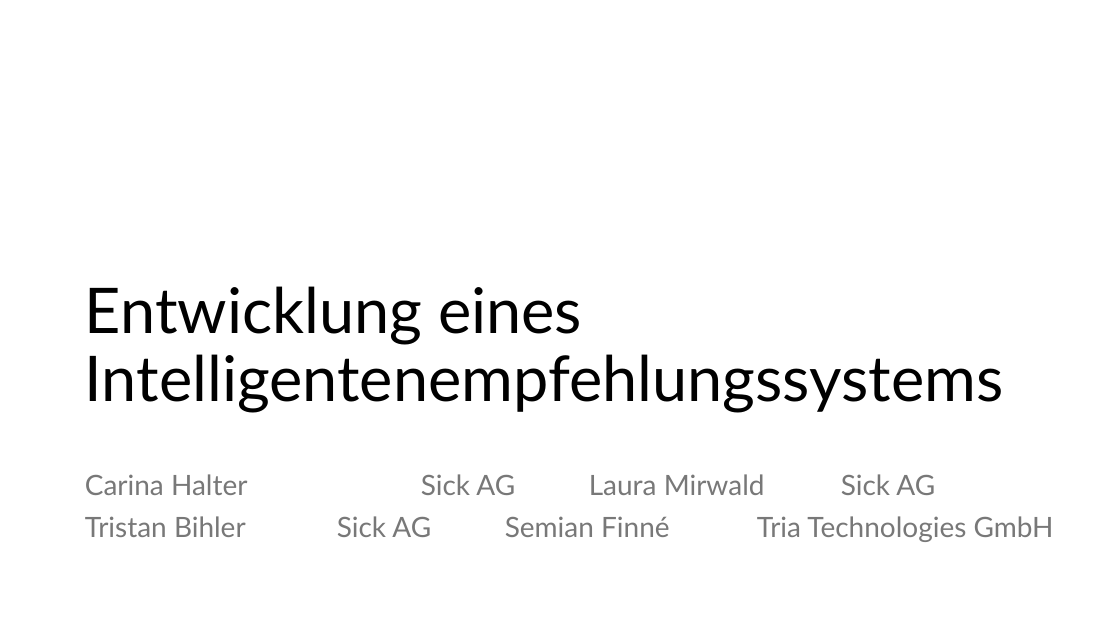
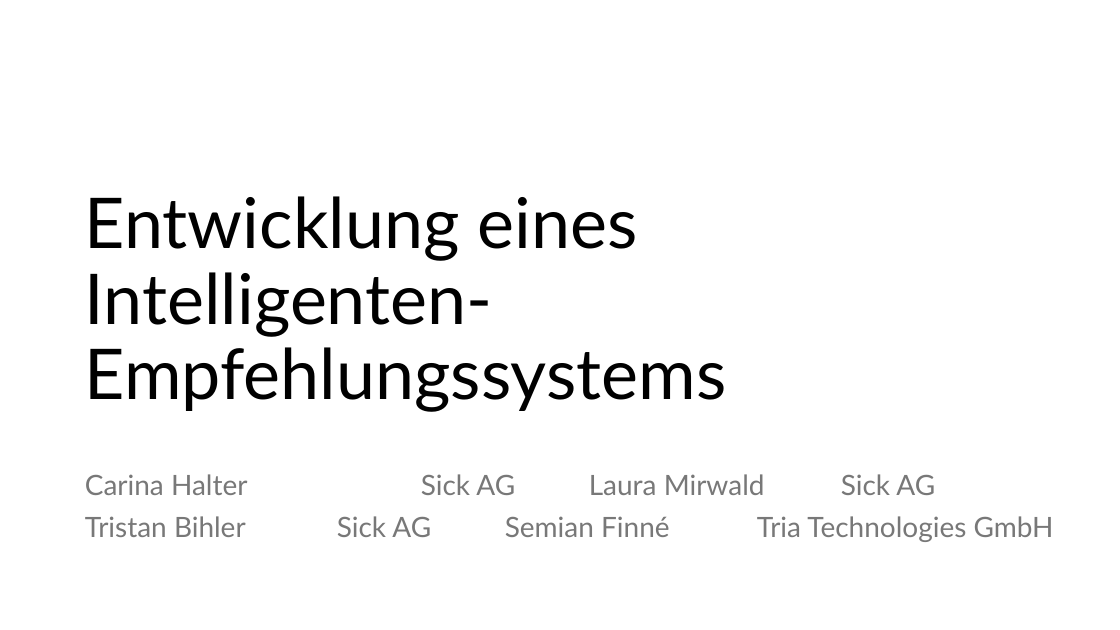
Before and after one commit to Tristan-Bihler/2_Semester_Projekt, a slide deck: slide 1 of Dokumentation/Folien Carina.pptx. Drawn at 1120x630 pixels with LibreOffice and Linux fonts; fonts in the diff are those of the drawing. Boxes give left, top, right and bottom in pixels: in the first picture for what was removed or moved away, otherwise in the second. Text is boxed around its words. In the diff, an @@ line names an element or a change of style, - is before the commit and + after.

```diff
--- a/Dokumentation/Folien Carina.pptx
+++ b/Dokumentation/Folien Carina.pptx
@@ title at (x1=85, y1=196, x2=727, y2=412): text changed; size 54 to 60 pt @@
-Entwicklung eines Intelligentenempfehlungssystems
+Entwicklung eines Intelligenten-Empfehlungssystems
```
Also in this commit, not shown: 1 other slide changed, 3 slides added.
